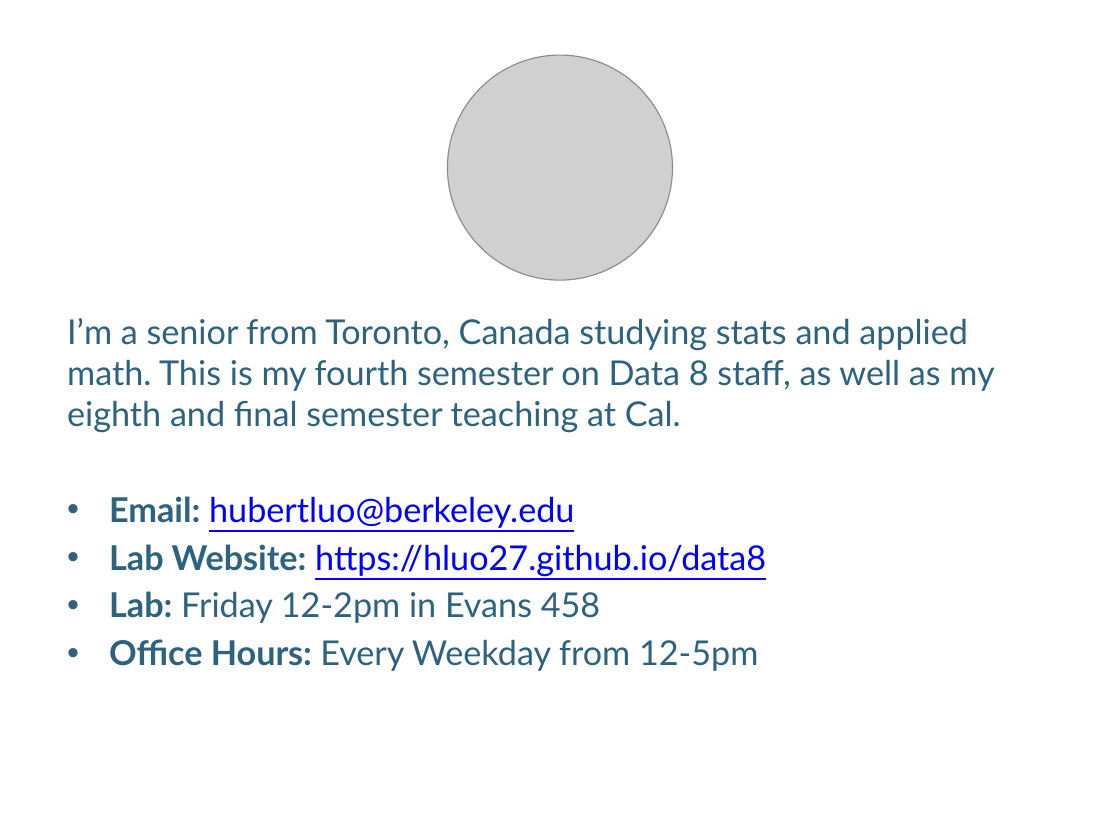
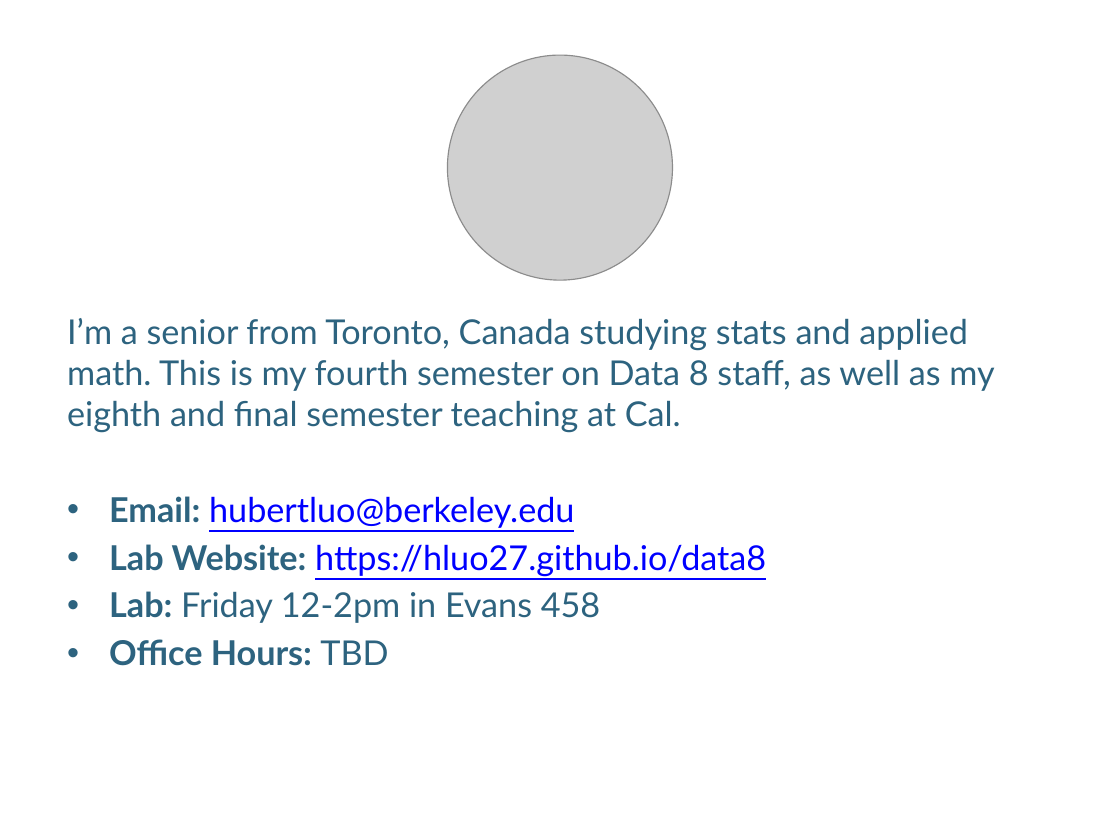
Before and after one commit to hLuo27/teaching, a slide deck: slide 2 of data8/slides/sp20_lab1.pptx. Drawn at 1120x840 pixels with LibreOffice and Linux fonts; fonts in the diff are those of the drawing; grey boxes stand for pictures; background and template pictures are left out. Boxes give left, top, right and bottom in pixels: in the first picture for what was removed or moved away, otherwise in the second. Text is boxed around its words. In the diff, an @@ line names an element or a change of style, - is before the commit and + after.

```diff
--- a/data8/slides/sp20_lab1.pptx
+++ b/data8/slides/sp20_lab1.pptx
@@ text at box(109, 639, 388, 666): text changed; bold on @@
-• Office Hours: Every Weekday from 12-5pm
+• Office Hours: TBD
```
Also in this commit, not shown: 1 other slide changed, 3 other files.
